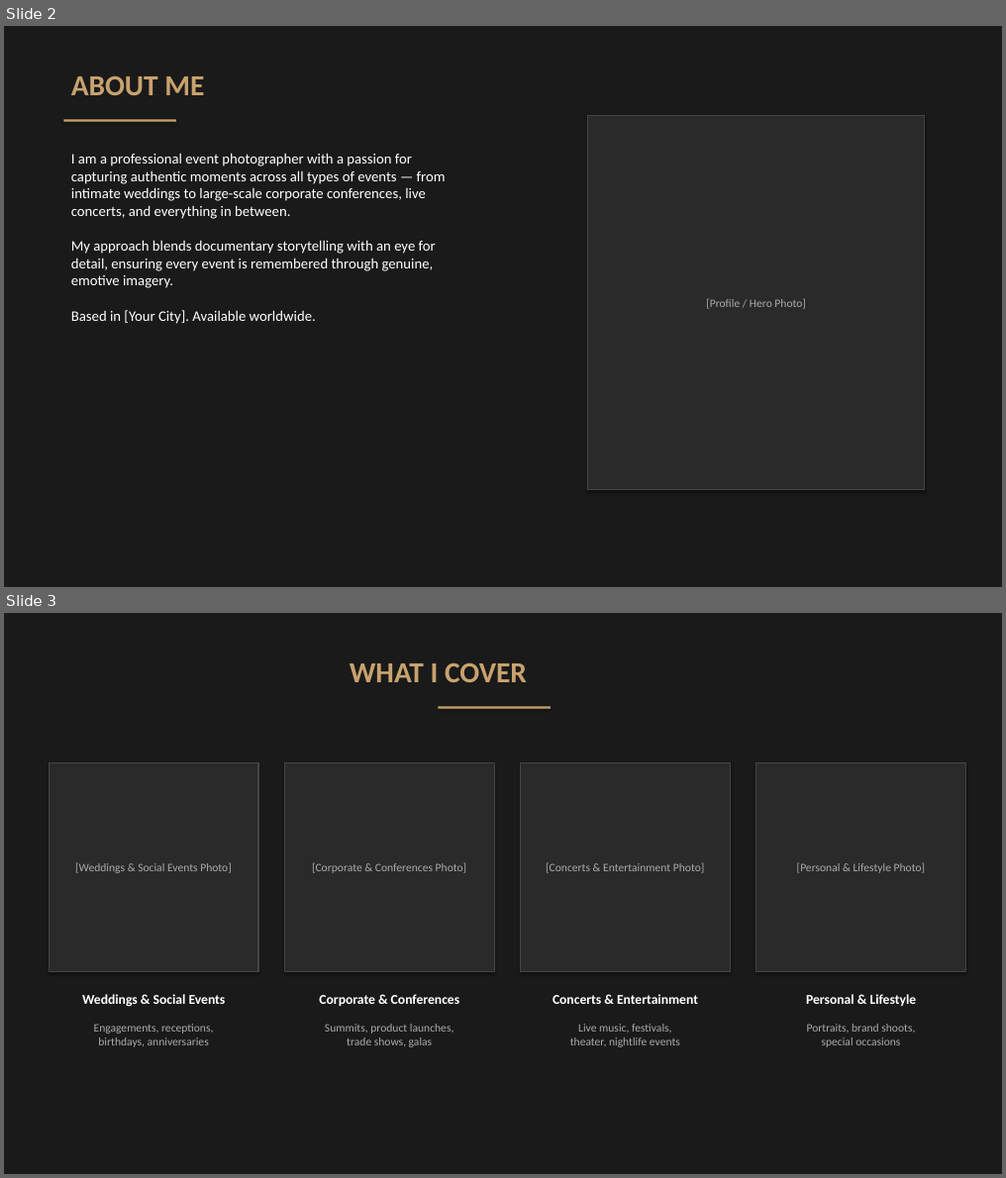
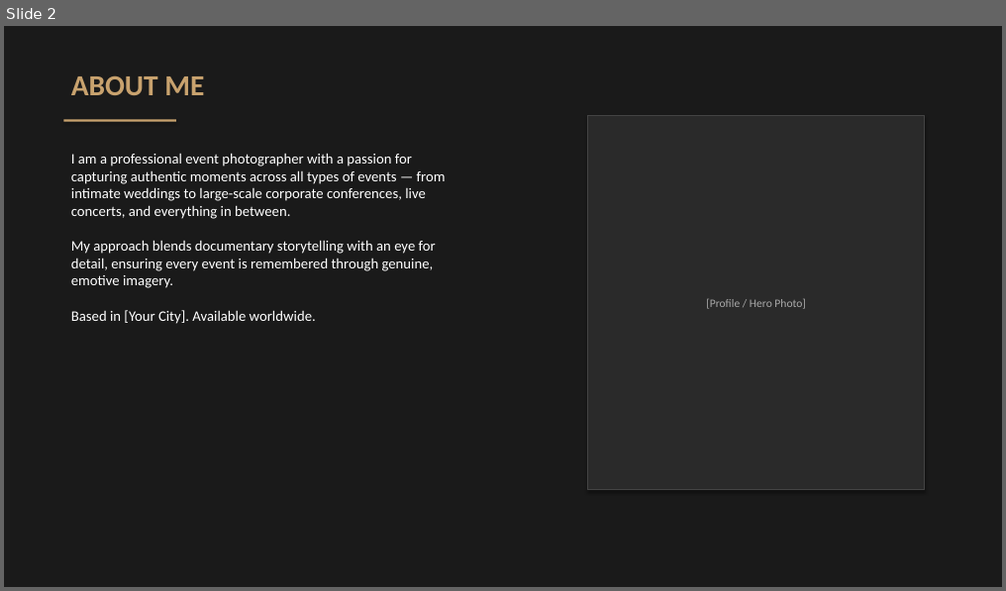
Before and after one commit to 429Studio/awesome-claude-prompts, a slide deck: Event_Photo_Portfolio.pptx. Shown one above the other, each under a label of ours: slides 2 and 3 before the commit, slide 2 after it. The pictures are 1006x1178 and 1006x591 pixels, drawn with LibreOffice and Linux fonts; fonts in the diff are those of the drawing. Boxes give left, top, right and bottom in pixels: in the first picture for what was removed or moved away, otherwise in the second. Text is boxed around its words. In the diff, an @@ line names an element or a change of style, - is before the commit and + after.

```diff
--- a/Event_Photo_Portfolio.pptx
+++ b/Event_Photo_Portfolio.pptx
@@ slide 3 removed at [4,613,1002,1174], background #1A1A1A @@
@@ text removed at [350,663,527,682] @@
-WHAT I COVER
@@ rectangle removed at [439,707,550,709] @@
@@ rectangle removed at [49,762,258,972] @@
-[Weddings & Social Events Photo]
@@ rectangle removed at [285,762,494,972] @@
-[Corporate & Conferences Photo]
@@ rectangle removed at [521,762,731,972] @@
-[Concerts & Entertainment Photo]
@@ rectangle removed at [756,762,966,972] @@
-[Personal & Lifestyle Photo]
@@ text removed at [82,994,226,1007] @@
-Weddings & Social Events
@@ text removed at [319,994,460,1006] @@
-Corporate & Conferences
@@ text removed at [552,994,698,1004] @@
-Concerts & Entertainment
@@ text removed at [806,994,917,1006] @@
-Personal & Lifestyle
@@ text removed at [94,1024,213,1048] @@
-Engagements, receptions,
-birthdays, anniversaries
@@ text removed at [325,1024,453,1048] @@
-Summits, product launches,
-trade shows, galas
@@ text removed at [570,1024,680,1048] @@
-Live music, festivals,
-theater, nightlife events
@@ text removed at [807,1024,915,1048] @@
-Portraits, brand shoots,
-special occasions
```
Also in this commit, not shown: 6 slides added, 4 other slides removed, 1 other file.
